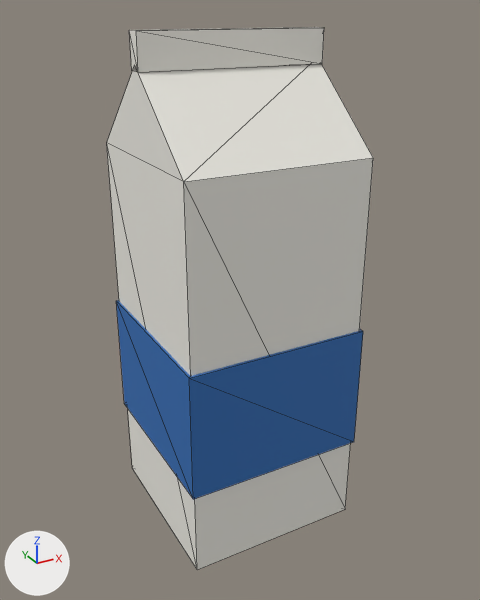
Renders of the glTF model public/models/hh_hop_sua.glb from each side of a commit.
Rendered twice from a 50 mm lens placed at (-0.113, -0.211, 0.196), pointed at (0.001, -0.003, 0.092). The axes (+X, +Y, +Z) are drawn at lower left. The lights are the same throughout. The first picture is the older version. Mesh edges are drawn as thin lines. Vertices at exactly the same position are counted once.

In view in the first picture: 'hh_hop_sua'.
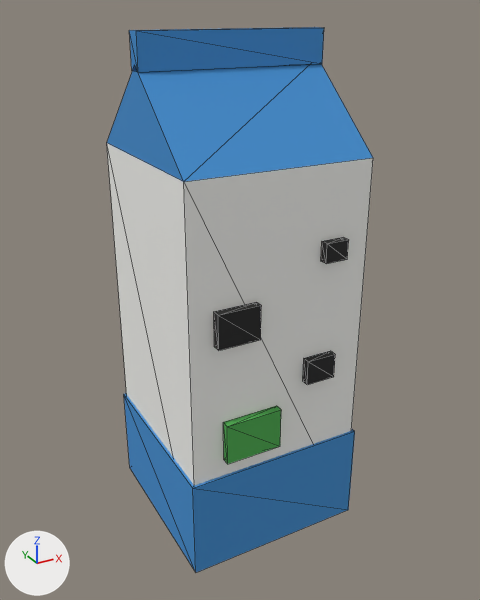
Patch to the scene script:
```diff
--- a/public/models/hh_hop_sua.glb.py
+++ b/public/models/hh_hop_sua.glb.py
@@ mat_bang_mau @@
+mat_bang_mau = bpy.data.materials.new('bang_mau')
+mat_bang_mau.use_nodes = True; mat_bang_mau.node_tree.nodes.clear()
+_N = mat_bang_mau.node_tree.nodes; _L = mat_bang_mau.node_tree.links
+n0 = _N.new('ShaderNodeBsdfPrincipled'); n0.name = 'Principled BSDF'
+n0.inputs[2].default_value = 0.8  # 'Roughness'
+n1 = _N.new('ShaderNodeOutputMaterial'); n1.name = 'Material Output'
+n2 = _N.new('ShaderNodeVertexColor'); n2.name = 'Color Attribute'
+_L.new(n0.outputs[0], n1.inputs[0])  # 'BSDF' to 'Surface'
+_L.new(n2.outputs[0], n0.inputs[0])  # 'Color' to 'Base Color'
@@ me_hh_hop_sua @@
 # used by ob_hh_hop_sua; location = (0.0, 0.0, 0.0)
-me_hh_hop_sua.from_pydata(...)  # 26 vertices, 42 faces; spans x -0.036..0.036, y -0.036..0.036, z 0.0..0.19
-me_hh_hop_sua.materials.append(mat_sua_xanh)  # blue #2f6db5
+me_hh_hop_sua.from_pydata(...)  # 58 vertices, 90 faces; spans x -0.036..0.036, y -0.038..0.036, z 0.0..0.19
+# me_hh_hop_sua part 1: a new loose piece, a box spanning x -0.036..0.036, y -0.036..0.036, z 0.0..0.04, in mat_bang_mau
+# me_hh_hop_sua part 2: a new loose piece, a box spanning x -0.026..-0.01, y -0.038..-0.035, z 0.0936..0.1064, in mat_bang_mau
+# me_hh_hop_sua part 3: a new loose piece, a box spanning x 0.01..0.022, y -0.038..-0.035, z 0.0702..0.0798, in mat_bang_mau
+# me_hh_hop_sua part 4: a new loose piece, a box spanning x 0.0155..0.0245, y -0.038..-0.035, z 0.1164..0.1236, in mat_bang_mau
+# me_hh_hop_sua part 5: a new loose piece, a box spanning x -0.023..-0.001, y -0.038..-0.035, z 0.047..0.063, in mat_bang_mau
+# me_hh_hop_sua part 6: the loose piece of 8 vertices spanning x -0.036..0.036, y -0.036..0.036, z 0.035..0.085 is deleted
+# me_hh_hop_sua part 7: 30 faces spanning x -0.035..0.035, y -0.035..0.035, z 0.0..0.19 switch from mat_sua_trang (white #f0eee6) to mat_bang_mau
```

Pixel boxes [x1, y1, x2, y2] of what changed, in the pictures (480 x 600 px):
'hh_hop_sua', reshaped: before [107, 27, 373, 570]; after [107, 27, 373, 572]
part 1 of me_hh_hop_sua, added (blue): after [124, 393, 355, 572]
part 2 of me_hh_hop_sua, added: after [214, 302, 261, 350]
part 3 of me_hh_hop_sua, added: after [303, 351, 335, 385]
part 4 of me_hh_hop_sua, added: after [321, 237, 349, 264]
part 5 of me_hh_hop_sua, added: after [223, 406, 281, 464]
part 6 of me_hh_hop_sua, deleted (blue): before [116, 300, 363, 499]
part 7 of me_hh_hop_sua, recoloured (white to blue): before [107, 27, 373, 570]; after [107, 27, 373, 486]
